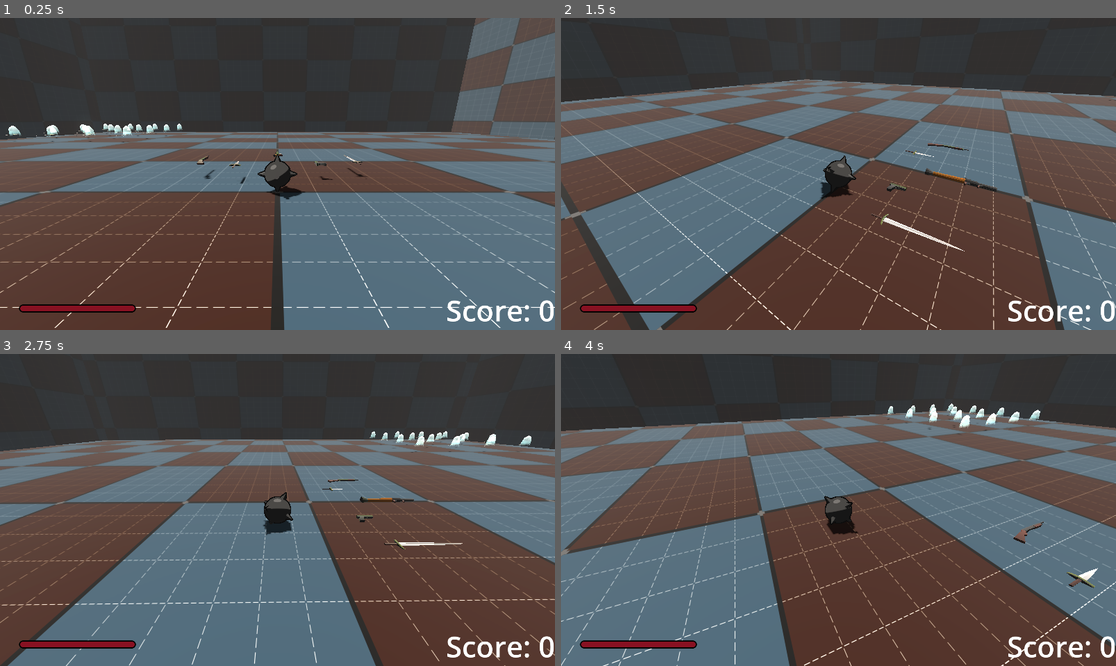
Above: before the commit, frames 1-4 (two rows, left to right).
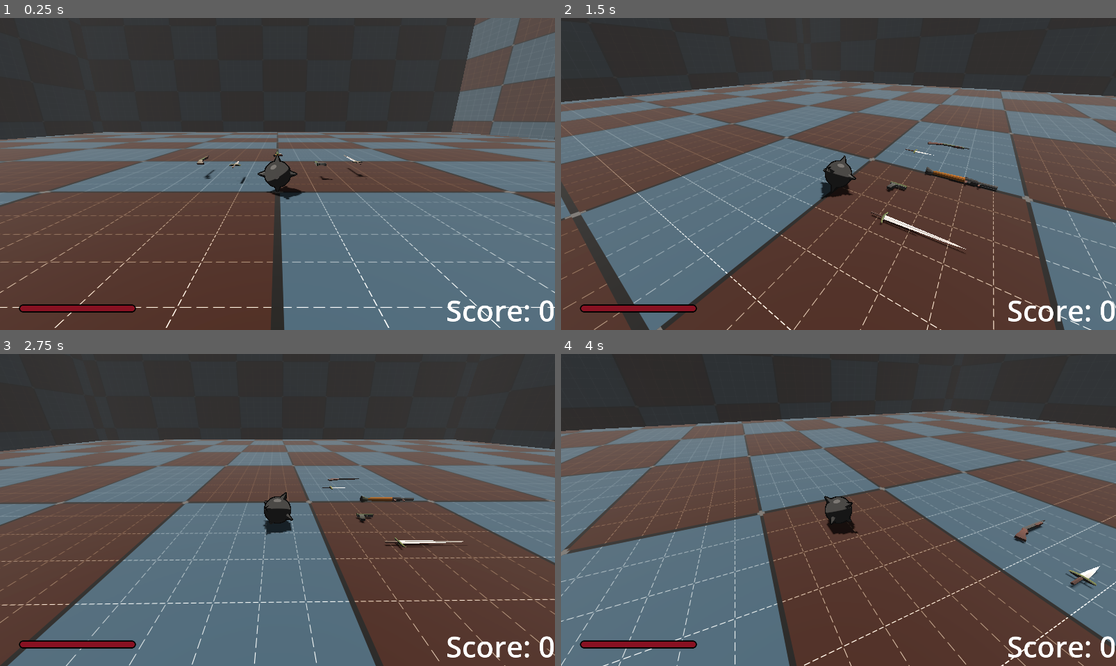
Above: after the commit, the same moments.

Repository: erikringwalters/pirate-jam-16-prototype
Game: Godot game, scene res://scenes/main.tscn
The game is run twice, just before and just after one commit, with the same random seed, the same clock (stepped at 60 frames per second) and the same inputs.
Inputs (mouse positions are in pixels of both pictures, inside the frame that each line leads up to):
- Up to frame 1 (0.25 s): no input
- Up to frame 2 (1.5 s): tap Enter (restart) at 0.5, 1.25 s; move the mouse to (960, 158) at 0.52 s; press the mouse at (960, 158) at 0.53 s; hold D (move_right) 0.53-1.28 s; move the mouse to (810, 174) at 1.27 s; release the mouse at (810, 174) at 1.28 s; hold W (move_up) from 1.28 s (still down); click (810, 174) at 1.35 s
- Up to frame 3 (2.75 s): keep holding W (move_up); tap Enter (restart) at 2 s; move the mouse to (288, 503) at 2.02 s; press the mouse at (288, 503) at 2.03 s
- Up to frame 4 (4 s): keep holding W (move_up); tap Enter (restart) at 2.75, 3.5 s; move the mouse to (832, 516) at 2.77 s; release the mouse at (832, 516) at 2.78 s; click (832, 516) at 2.85 s; move the mouse to (877, 513) at 3.52 s; press the mouse at (877, 513) at 3.53 s

The runs differ from the first frame. In frame 1, 0.4% of the frame differs, in the area x 1-86%, y 0-40%; in frame 2, 0.6%; in frame 3, 0.8%, in the area x 29-96%, y 24-63%; in frame 4, 0.7%.

Commit message:
rb collisions back to capsules

Diff:
--- a/scenes/level/level.tscn
+++ b/scenes/level/level.tscn
@@ -33,11 +33,6 @@
 
 [node name="Player" parent="." instance=ExtResource("5_x4oov")]
 transform = Transform3D(1, 0, 0, 0, 1, 0, 0, 0, 1, 0, 1, 0)
-camera_mouse_sensitivity = 0.25
-camera_stick_sensitivity = 0.5
-camera_stick_mult = 10.0
-move_speed = 16.0
-acceleration = 50.0
 
 [node name="Spawner" type="Node3D" parent="."]
 script = ExtResource("6_ivku7")
--- a/scenes/weapons/dagger.tscn
+++ b/scenes/weapons/dagger.tscn
@@ -4,8 +4,9 @@
 [ext_resource type="PackedScene" uid="uid://5m03qf0byasr" path="res://assets/weapons/Dagger.fbx" id="1_lw0yl"]
 [ext_resource type="Script" uid="uid://bmxohij374ah2" path="res://scripts/melee_player_area.gd" id="3_n5jhk"]
 
-[sub_resource type="BoxShape3D" id="BoxShape3D_ieojg"]
-size = Vector3(0.1, 0.75, 0.1)
+[sub_resource type="CapsuleShape3D" id="CapsuleShape3D_n5jhk"]
+radius = 0.15
+height = 0.8
 
 [sub_resource type="StandardMaterial3D" id="StandardMaterial3D_ud4yb"]
 albedo_color = Color(0, 0.696657, 0.366257, 1)
@@ -29,7 +30,7 @@
 
 [node name="RBCollision" type="CollisionShape3D" parent="."]
 transform = Transform3D(1, 0, 0, 0, -4.37114e-08, -1, 0, 1, -4.37114e-08, 0, 0, 0)
-shape = SubResource("BoxShape3D_ieojg")
+shape = SubResource("CapsuleShape3D_n5jhk")
 
 [node name="MeshInstance3D" type="MeshInstance3D" parent="RBCollision"]
 visible = false
--- a/scenes/weapons/handgun.tscn
+++ b/scenes/weapons/handgun.tscn
@@ -3,8 +3,9 @@
 [ext_resource type="Script" uid="uid://dpsy00loetsif" path="res://scripts/weapon.gd" id="1_63ngr"]
 [ext_resource type="PackedScene" uid="uid://1j4cgxkstdj6" path="res://assets/weapons/Handgun.fbx" id="1_xeypo"]
 
-[sub_resource type="BoxShape3D" id="BoxShape3D_63ngr"]
-size = Vector3(0.25, 0.5, 0.15)
+[sub_resource type="CapsuleShape3D" id="CapsuleShape3D_63ngr"]
+radius = 0.15
+height = 0.6
 
 [sub_resource type="BoxShape3D" id="BoxShape3D_qcn5e"]
 size = Vector3(0.3, 0.6, 0.25)
@@ -18,7 +19,7 @@
 weapon_type = "Handgun"
 
 [node name="RBCollision" type="CollisionShape3D" parent="."]
-shape = SubResource("BoxShape3D_63ngr")
+shape = SubResource("CapsuleShape3D_63ngr")
 
 [node name="RayCast" type="RayCast3D" parent="RBCollision"]
 unique_name_in_owner = true
--- a/scenes/weapons/rocket.tscn
+++ b/scenes/weapons/rocket.tscn
@@ -3,8 +3,8 @@
 [ext_resource type="PackedScene" uid="uid://bmxot2bs7v0bt" path="res://assets/weapons/Rocket.fbx" id="1_6gyb8"]
 [ext_resource type="Script" uid="uid://dpsy00loetsif" path="res://scripts/weapon.gd" id="1_kjqmh"]
 
-[sub_resource type="BoxShape3D" id="BoxShape3D_kjqmh"]
-size = Vector3(0.2, 2.5, 0.2)
+[sub_resource type="CapsuleShape3D" id="CapsuleShape3D_kjqmh"]
+radius = 0.15
 
 [sub_resource type="BoxShape3D" id="BoxShape3D_2hjgi"]
 size = Vector3(0.25, 2, 0.25)
@@ -19,7 +19,7 @@
 projectile_type = "Rocket"
 
 [node name="RBCollision" type="CollisionShape3D" parent="."]
-shape = SubResource("BoxShape3D_kjqmh")
+shape = SubResource("CapsuleShape3D_kjqmh")
 
 [node name="RayCast" type="RayCast3D" parent="RBCollision"]
 unique_name_in_owner = true
--- a/scenes/weapons/shotgun.tscn
+++ b/scenes/weapons/shotgun.tscn
@@ -3,11 +3,12 @@
 [ext_resource type="Script" uid="uid://dpsy00loetsif" path="res://scripts/weapon.gd" id="1_0frcf"]
 [ext_resource type="PackedScene" uid="uid://cyowyrjvxowkj" path="res://assets/weapons/Shotgun.fbx" id="1_o616w"]
 
-[sub_resource type="BoxShape3D" id="BoxShape3D_0frcf"]
-size = Vector3(0.15, 1.5, 0.1)
+[sub_resource type="CapsuleShape3D" id="CapsuleShape3D_0frcf"]
+radius = 0.15
+height = 1.25
 
 [sub_resource type="BoxShape3D" id="BoxShape3D_278ir"]
-size = Vector3(0.2, 0.75, 0.15)
+size = Vector3(0.2, 1.5, 0.15)
 
 [node name="Shotgun_PickupItem" type="RigidBody3D" groups=["GroundCollision", "Pickup"]]
 transform = Transform3D(1, 0, 0, 0, -4.37114e-08, -1, 0, 1, -4.37114e-08, 0, 0, 0)
@@ -19,7 +20,7 @@
 scatter_shot = true
 
 [node name="RBCollision" type="CollisionShape3D" parent="."]
-shape = SubResource("BoxShape3D_0frcf")
+shape = SubResource("CapsuleShape3D_0frcf")
 
 [node name="RayCast" type="RayCast3D" parent="RBCollision"]
 unique_name_in_owner = true
--- a/scenes/weapons/sword.tscn
+++ b/scenes/weapons/sword.tscn
@@ -4,8 +4,9 @@
 [ext_resource type="PackedScene" uid="uid://b1uek6f4hf7b0" path="res://assets/weapons/Sword.fbx" id="1_lbead"]
 [ext_resource type="Script" uid="uid://bmxohij374ah2" path="res://scripts/melee_player_area.gd" id="3_58ehi"]
 
-[sub_resource type="BoxShape3D" id="BoxShape3D_3pnln"]
-size = Vector3(0.1, 1.5, 0.1)
+[sub_resource type="CapsuleShape3D" id="CapsuleShape3D_58ehi"]
+radius = 0.15
+height = 1.5
 
 [sub_resource type="StandardMaterial3D" id="StandardMaterial3D_ud4yb"]
 albedo_color = Color(0, 0.696657, 0.366257, 1)
@@ -28,7 +29,7 @@
 weapon_type = "Sword"
 
 [node name="RBCollision" type="CollisionShape3D" parent="."]
-shape = SubResource("BoxShape3D_3pnln")
+shape = SubResource("CapsuleShape3D_58ehi")
 
 [node name="MeshInstance3D" type="MeshInstance3D" parent="RBCollision"]
 visible = false
--- a/scripts/level.gd
+++ b/scripts/level.gd
@@ -15,7 +15,7 @@
 
 func _ready() -> void:
 	enemy_count_timer.wait_time = 0.1
-	spawn_wave(4)
+	spawn_wave(0)
 
 # n will be squared
 func spawn_wave(n:int) -> void:
